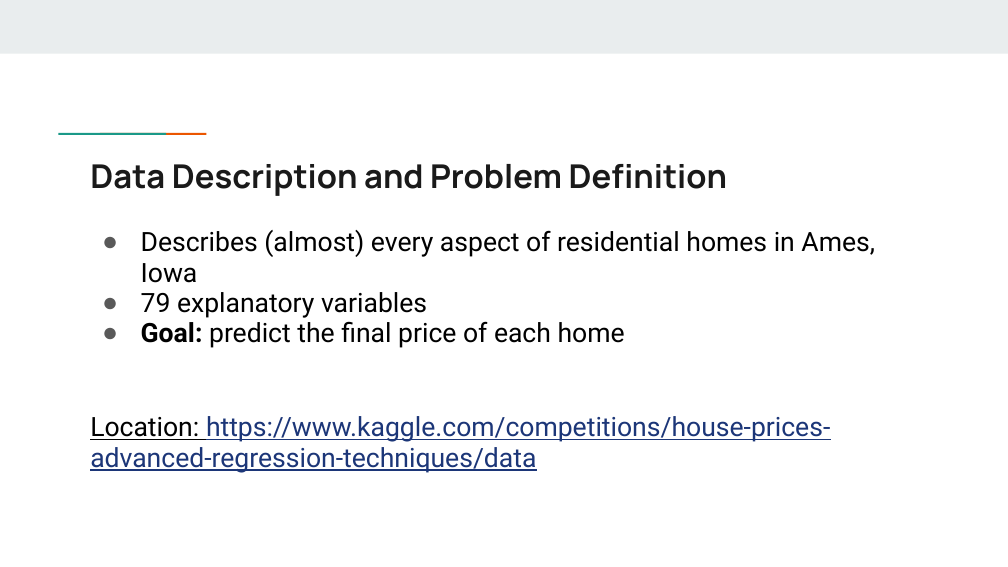
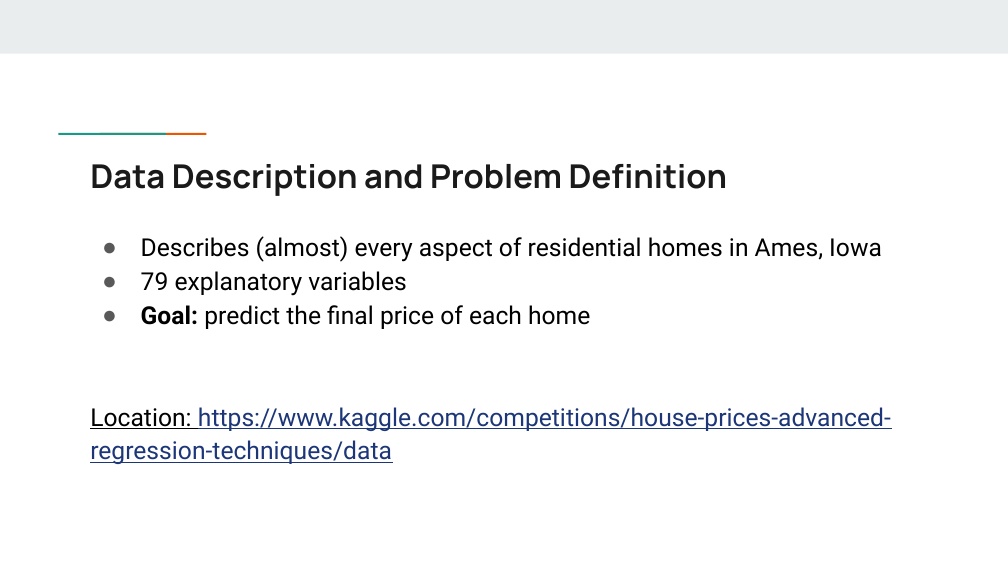
Before and after one commit to dmatlock96/Intro_Data_Science_Final_Project, a slide deck: slide 4 of COMP 494 Example Final Project Presentation.pptx. Drawn at 1008x567 pixels with LibreOffice and Linux fonts; fonts in the diff are those of the drawing. Boxes give left, top, right and bottom in pixels: in the first picture for what was removed or moved away, otherwise in the second. Text is boxed around its words. In the diff, an @@ line names an element or a change of style, - is before the commit and + after.

```diff
--- a/COMP 494 Example Final Project Presentation.pptx
+++ b/COMP 494 Example Final Project Presentation.pptx
@@ text "Describes (almost) every aspect of ..." at box(90, 236, 891, 464): size 19 to 17.6 pt; line spacing 0.95 to 1.15 @@
```
Also in this commit, not shown: 3 other slides changed, 6 slides added, 1 slide removed, 2 other files.
